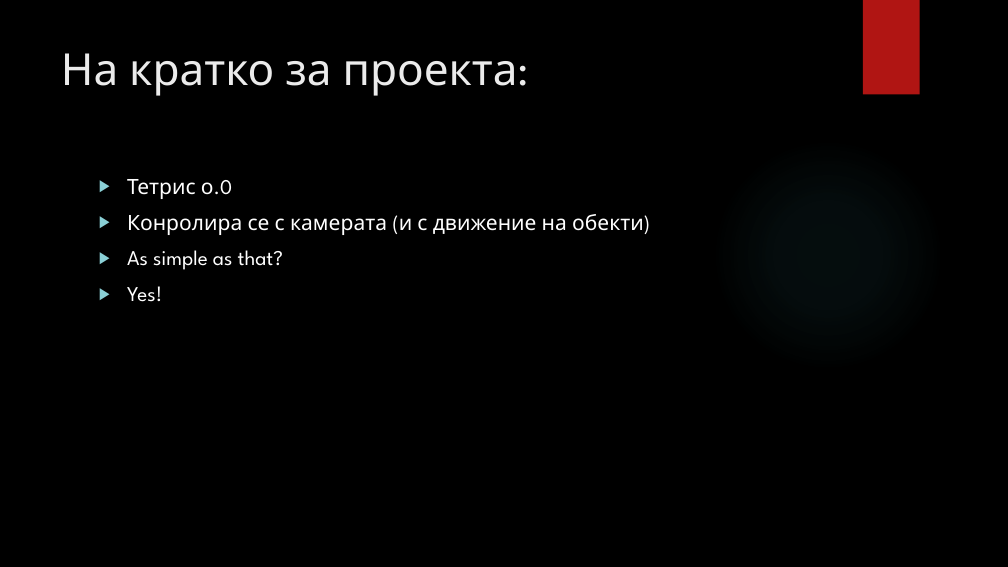
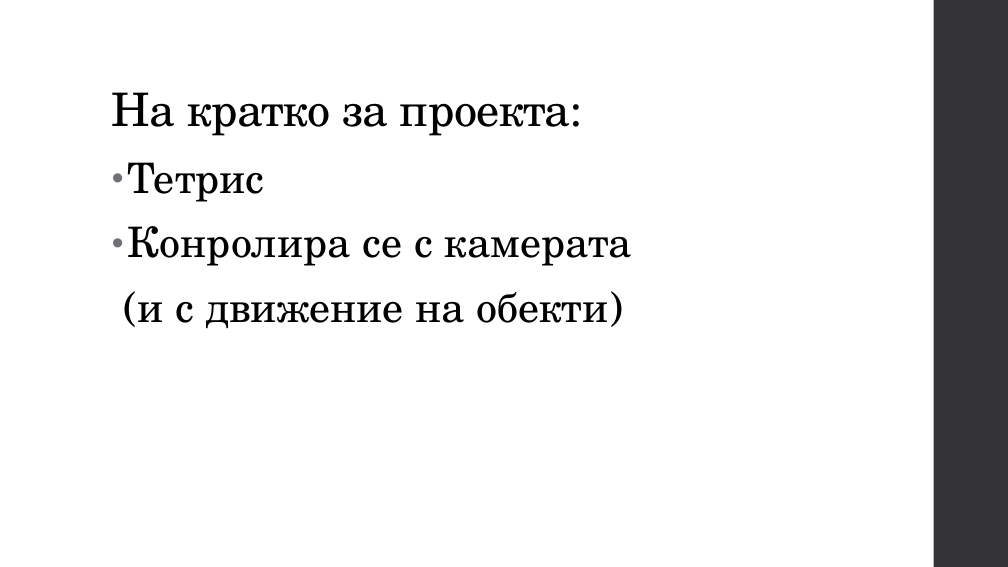
Before and after one commit to Kristian-A/Hack-Tues, a slide deck: slide 3 of CVT(viviti.pptx. Drawn at 1008x567 pixels with LibreOffice and Linux fonts; fonts in the diff are those of the drawing; background and template pictures are left out. Boxes give left, top, right and bottom in pixels: in the first picture for what was removed or moved away, otherwise in the second. Text is boxed around its words. In the diff, an @@ line names an element or a change of style, - is before the commit and + after.

Commit message:
Fixed presentation

```diff
--- a/CVT(viviti.pptx
+++ b/CVT(viviti.pptx
@@ background picture (left out) to #FFFFFF @@
@@ rectangle removed at <box>863,0,920,95</box> @@
@@ rectangle added at <box>934,0,1008,567</box>, fill #353537 @@
@@ title "На кратко за проекта:": place and size @@
-title "На кратко за проекта:" at <box>61,53,518,96</box>
+title "На кратко за проекта:" at <box>112,92,571,136</box>
@@ title "На кратко за проекта:" at <box>112,92,571,136</box>: size 42 to 44 pt, font League Spartan to TeX Gyre Schola, text colour #EBEBEB to #000000, letter spacing 0 to -0.5 pt; line spacing 1 to 0.9; vertical alignment top to bottom @@
@@ ellipse removed at <box>712,138,944,371</box> @@
@@ text at <box>127,162,632,329</box>: text changed; size 20 to 40 pt; font League Spartan to TeX Gyre Schola; text colour #FFFFFF to #000000 @@
-▶ Тетрис о.0
-▶ Конролира се с камерата (и с движение на обекти)
-▶ As simple as that?
-▶ Yes!
+• Тетрис
+• Конролира се с камерата
+(и с движение на обекти)
```
Also in this commit, not shown: 2 other slides changed, 1 slide added.
